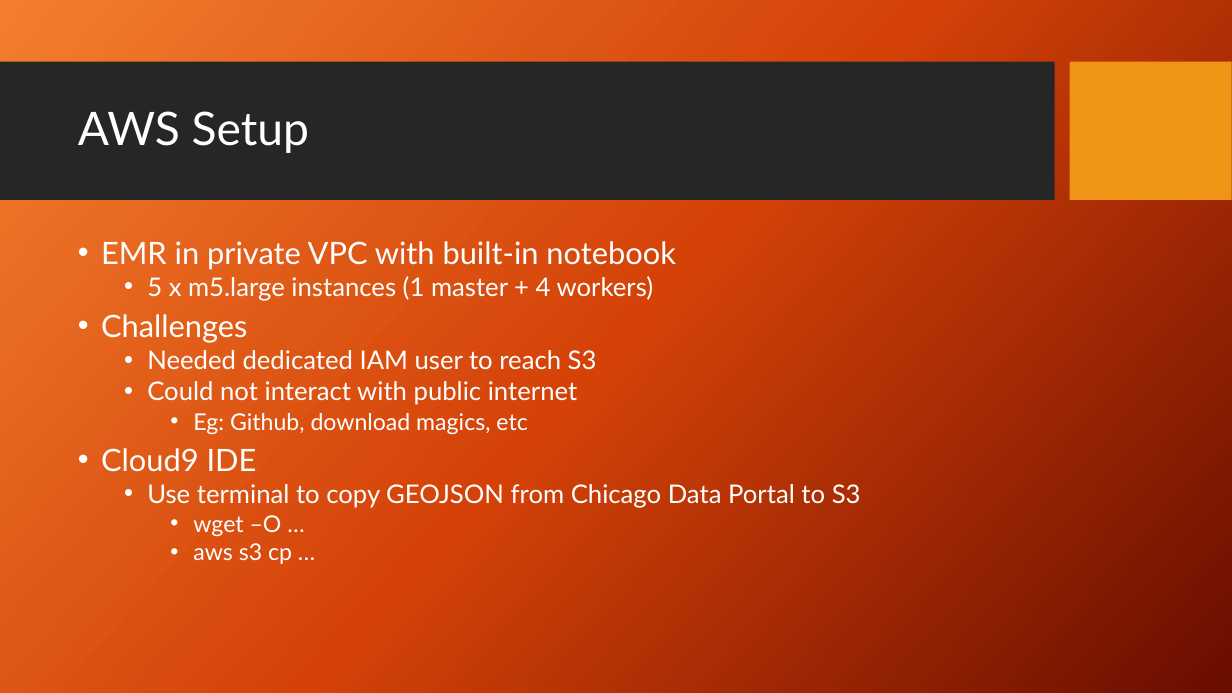
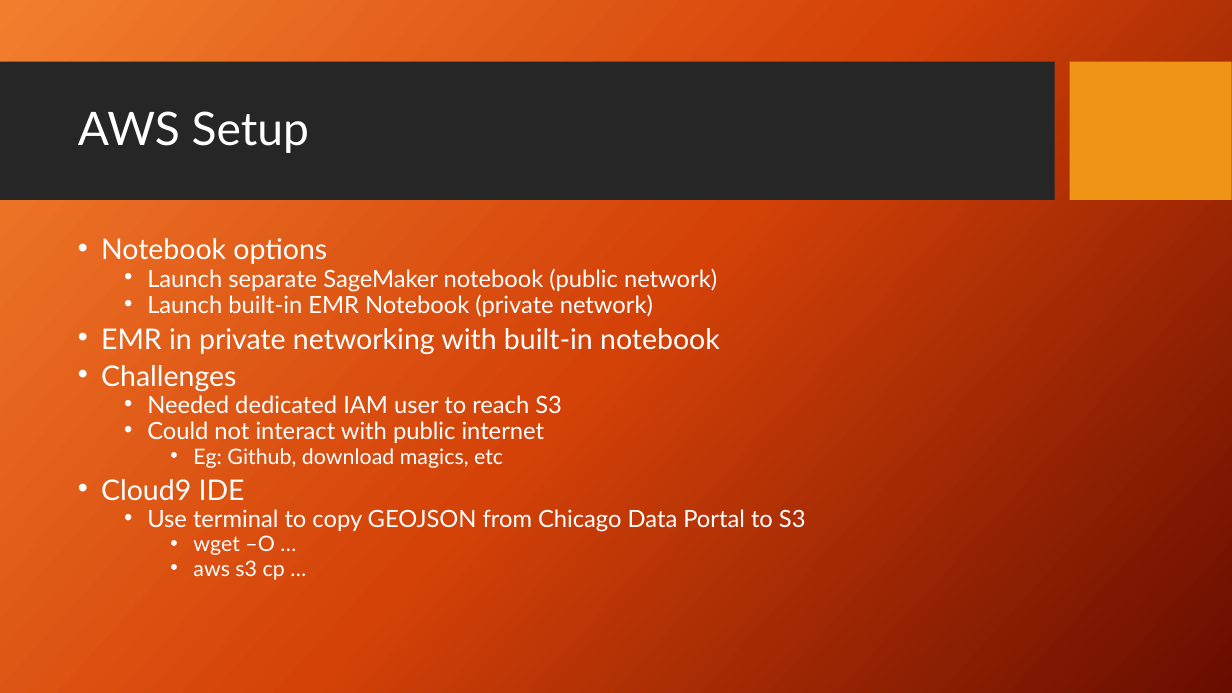
Before and after one commit to kzbigboss/2019-uw_dataeng, a slide deck: slide 4 of 210 intro data eng/uwbigdata210.pptx (slide 5 before the commit). Drawn at 1232x693 pixels with LibreOffice and Linux fonts; fonts in the diff are those of the drawing; background and template pictures are left out. Boxes give left, top, right and bottom in pixels: in the first picture for what was removed or moved away, otherwise in the second. Text is boxed around its words. In the diff, an @@ line names an element or a change of style, - is before the commit and + after.

Commit message:
updates to notebook and ppt

```diff
--- a/210 intro data eng/uwbigdata210.pptx
+++ b/210 intro data eng/uwbigdata210.pptx
@@ text at (101, 238, 720, 354): text changed; size 20 to 18.5 pt @@
-• EMR in private VPC with built-in notebook
-  • 5 x m5.large instances (1 master + 4 workers)
+• Notebook options
+  • Launch separate SageMaker notebook (public network)
+  • Launch built-in EMR Notebook (private network)
+• EMR in private networking with built-in notebook
@@ text at (101, 365, 806, 580): size 24 to 22.2 pt in "Challenges", "Cloud9 IDE"; size 20 to 18.5 pt in "Needed dedicated IAM user to reach S3", "Could not interact with public internet", "Use terminal to copy GEOJSON from Chicago ..."; size 18 to 16.6 pt in "Eg: Github, download magics, etc", "wget –O …", "aws s3 cp …"; line spacing 0.8 to 0.7 @@
```
Also in this commit, not shown: 1 other slide changed, 1 slide removed, 1 other file.
